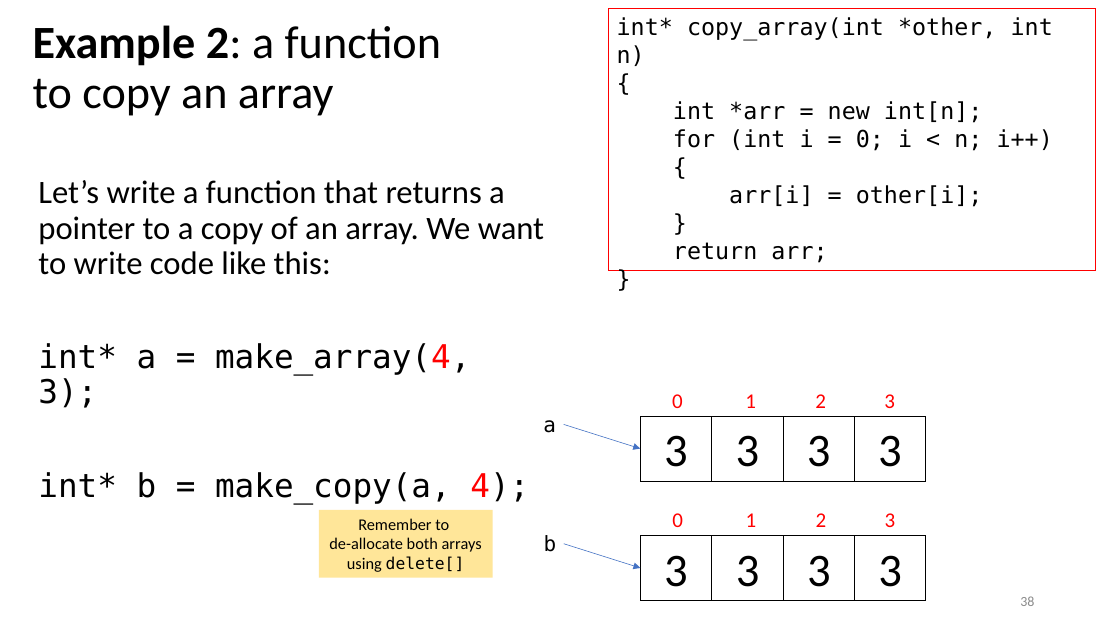
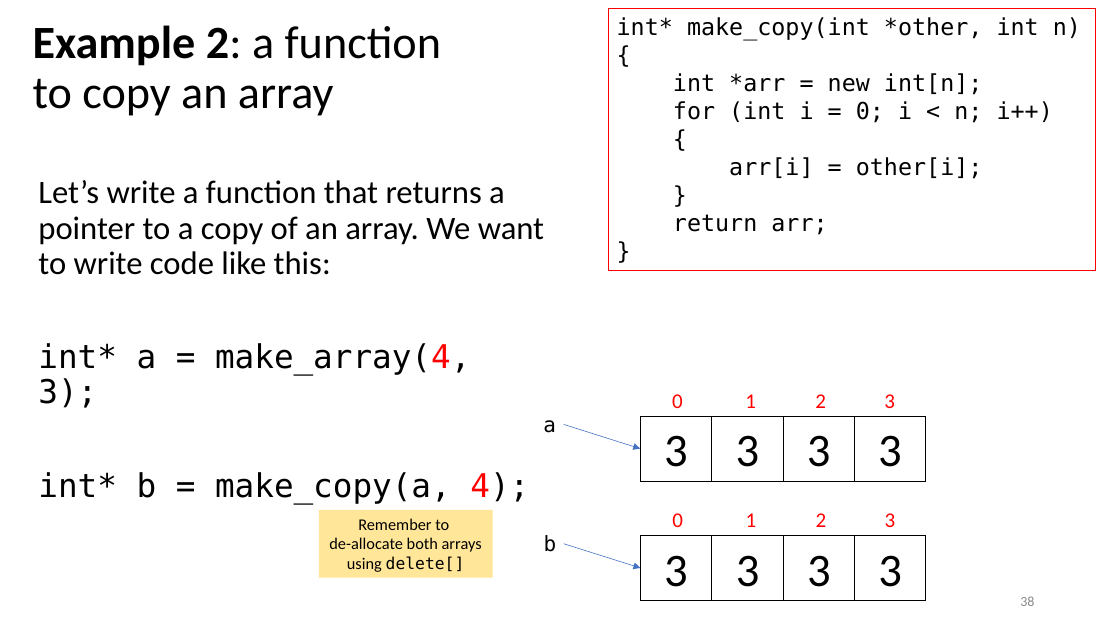
Before and after one commit to tjd1234/cmpt135spring2024, a slide deck: slide 38 of sample_code/week3/week3_cmpt135.pptx. Drawn at 1120x630 pixels with LibreOffice and Linux fonts; fonts in the diff are those of the drawing. Boxes give left, top, right and bottom in pixels: in the first picture for what was removed or moved away, otherwise in the second. Text is boxed around its words. In the diff, an @@ line names an element or a change of style, - is before the commit and + after.

```diff
--- a/sample_code/week3/week3_cmpt135.pptx
+++ b/sample_code/week3/week3_cmpt135.pptx
@@ text in rectangle at [617,17,1081,41]: text changed @@
-int* copy_array(int *other, int n)
+int* make_copy(int *other, int n)
```
Also in this commit, not shown: 5 other slides changed, 3 slides added.
